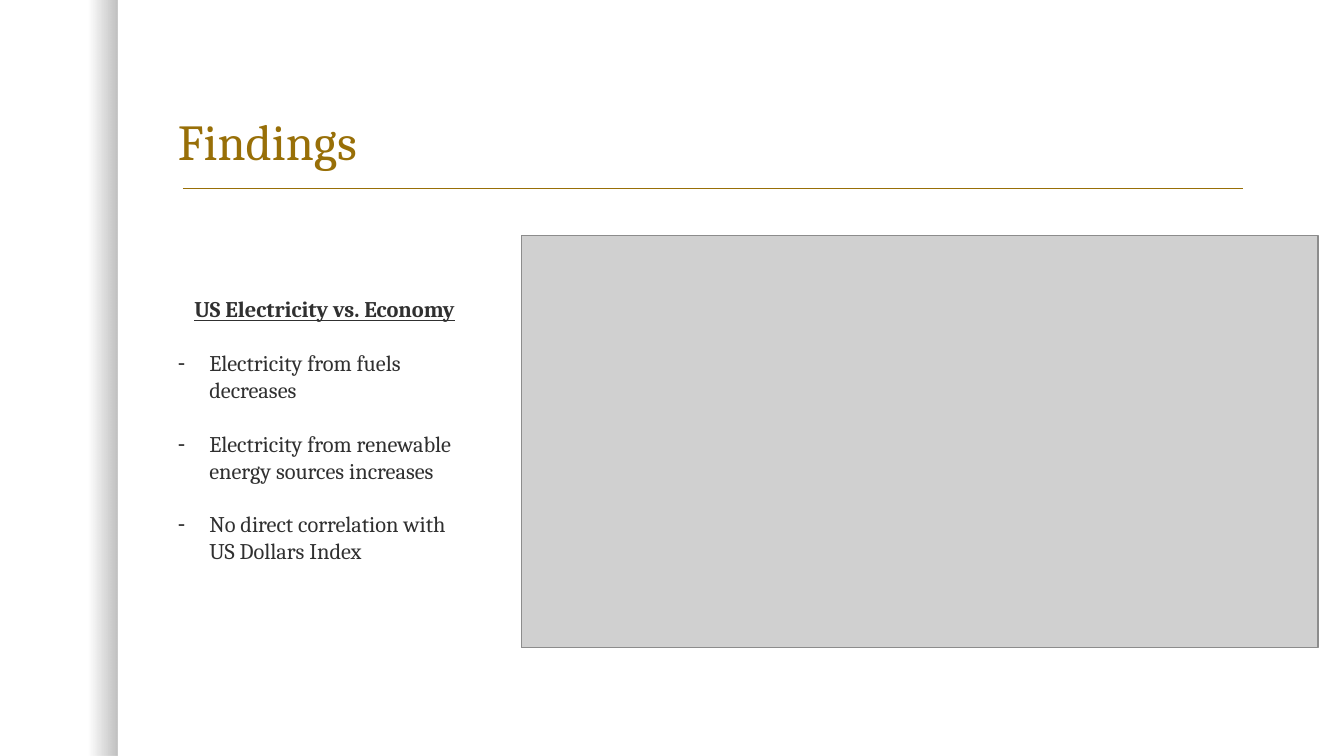
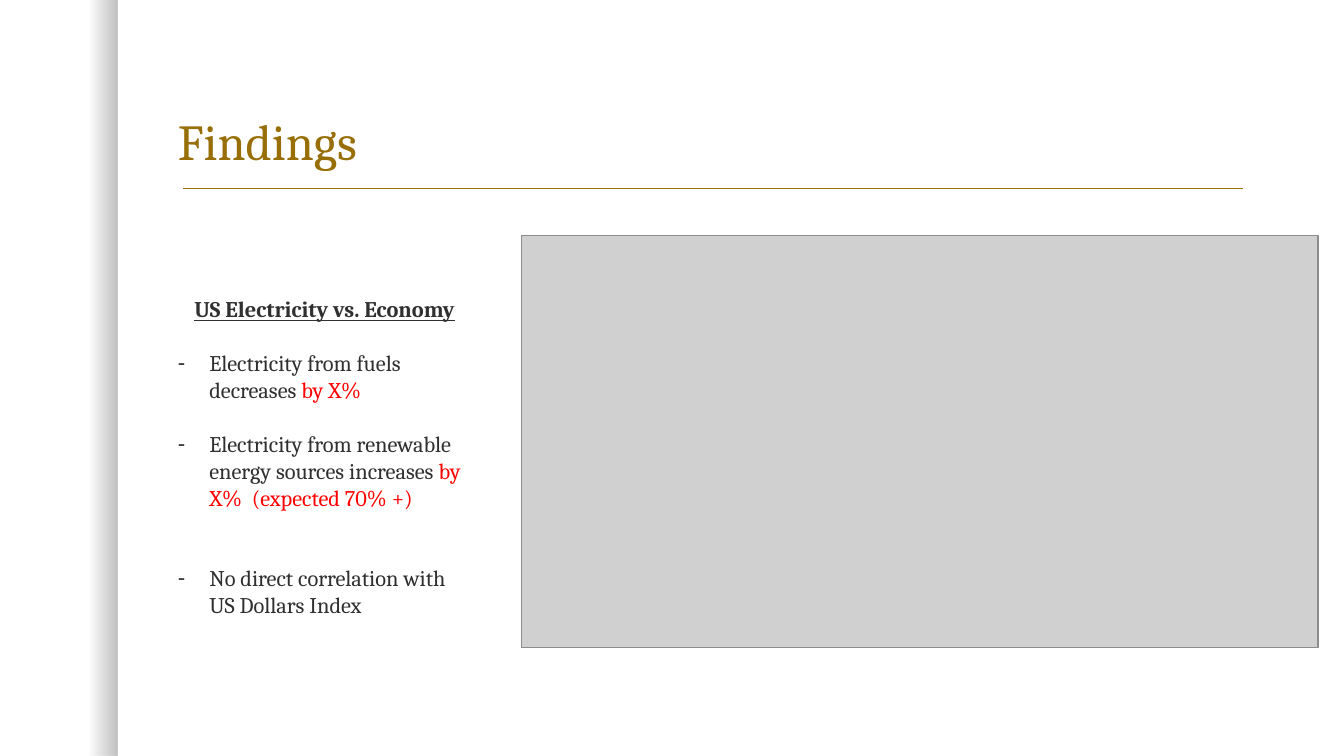
Before and after one commit to kk-deng/CanadaEnergyIE, a slide deck: slide 13 of Project 1.pptx. Drawn at 1344x756 pixels with LibreOffice and Linux fonts; fonts in the diff are those of the drawing; grey boxes stand for pictures; background and template pictures are left out. Boxes give left, top, right and bottom in pixels: in the first picture for what was removed or moved away, otherwise in the second. Text is boxed around its words. In the diff, an @@ line names an element or a change of style, - is before the commit and + after.

Commit message:
Update Slides

```diff
--- a/Project 1.pptx
+++ b/Project 1.pptx
@@ text at [209,355,461,511]: text changed @@
-– Electricity from fuels decreases
-– Electricity from renewable energy sources increases
+– Electricity from fuels decreases by X%
+– Electricity from renewable energy sources increases by X% (expected 70% +)
```
Also in this commit, not shown: 1 other slide changed.
